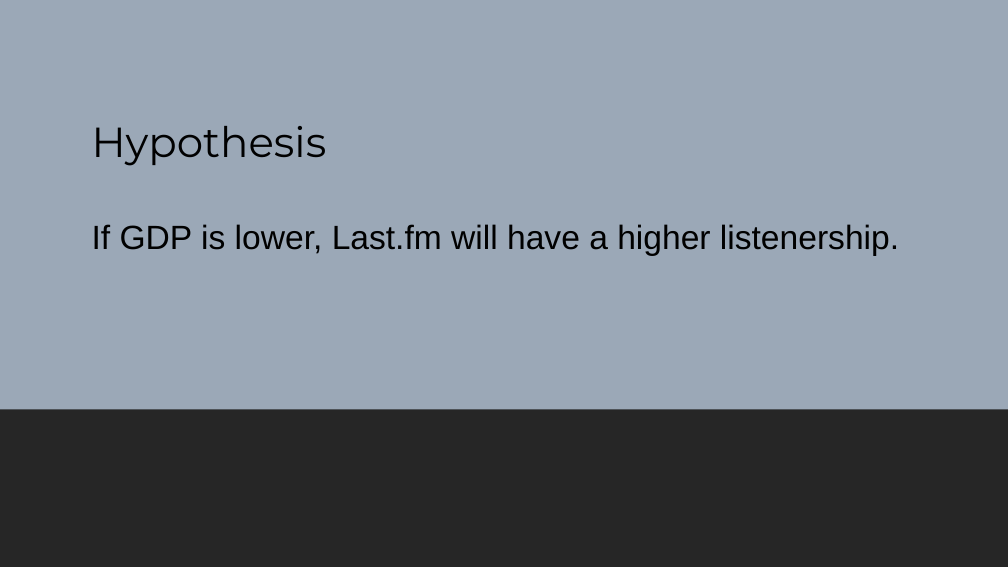
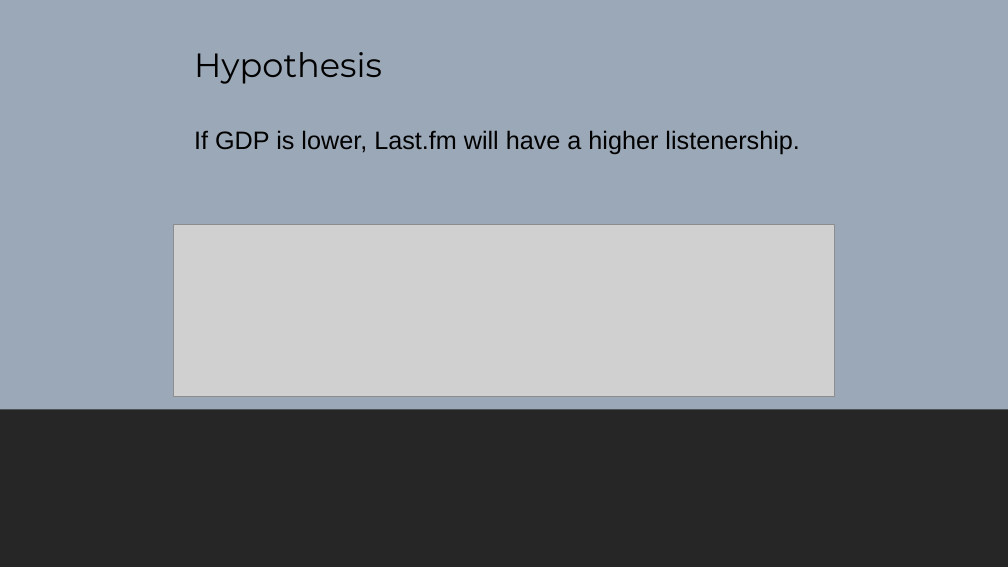
Before and after one commit to kidik425/07-Project_1, a slide deck: slide 3 of The Eff {Strings} Project 1 Demo.pptx. Drawn at 1008x567 pixels with LibreOffice and Linux fonts; fonts in the diff are those of the drawing; grey boxes stand for pictures. Boxes give left, top, right and bottom in pixels: in the first picture for what was removed or moved away, otherwise in the second. Text is boxed around its words. In the diff, an @@ line names an element or a change of style, - is before the commit and + after.

```diff
--- a/The Eff {Strings} Project 1 Demo.pptx
+++ b/The Eff {Strings} Project 1 Demo.pptx
@@ text "Hypothesis": place and size @@
-text "Hypothesis" at [92, 126, 899, 256]
+text "Hypothesis" at [194, 52, 799, 155]
@@ text "Hypothesis" at [194, 52, 799, 155]: size 40 to 32 pt in "Hypothesis"; size 32 to 24 pt in "If GDP is lower, Last.fm will have ..." @@
@@ picture added at [174, 225, 835, 396] @@
```
Also in this commit, not shown: 4 other slides changed, 1 slide added, 2 slides removed, 3 other files.
